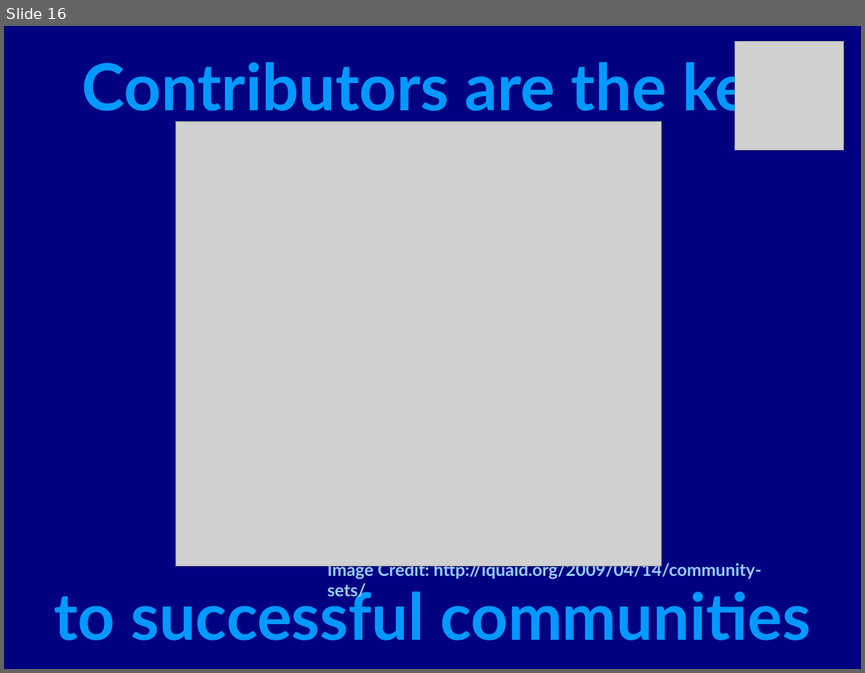
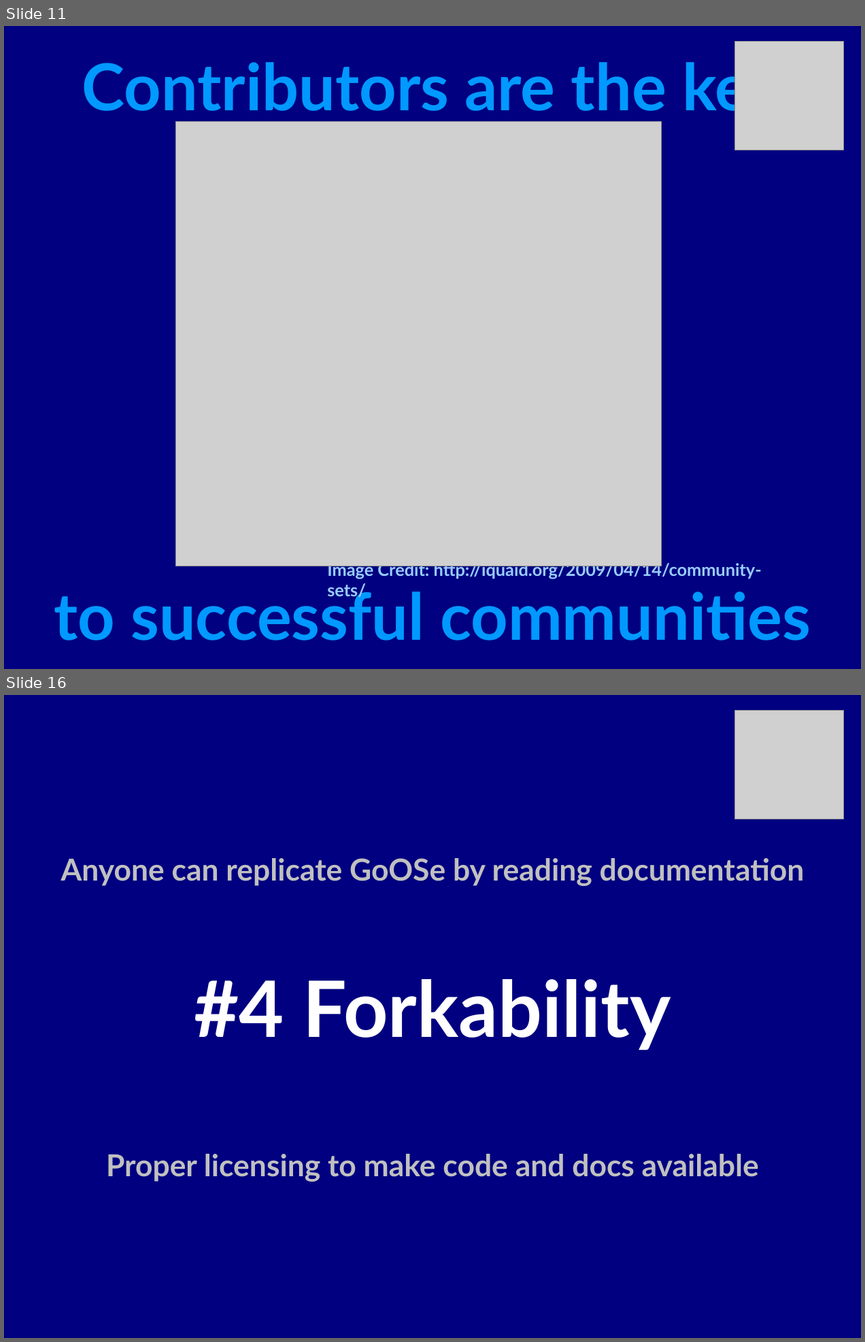
Before and after one commit to gooseproject/main, a slide deck: presentations/rebuilding_enterprise_linux-the_community_way.odp. Shown one above the other, each under a label of ours: slide 16 before the commit, slides 11 and 16 after it; the slides between them are not shown. The pictures are 865x673 and 865x1342 pixels, drawn with LibreOffice and Linux fonts; fonts in the diff are those of the drawing; grey boxes stand for pictures. Boxes give left, top, right and bottom in pixels: in the first picture for what was removed or moved away, otherwise in the second. Text is boxed around its words. In the diff, an @@ line names an element or a change of style, - is before the commit and + after.

```diff
--- a/presentations/rebuilding_enterprise_linux-the_community_way.odp
+++ b/presentations/rebuilding_enterprise_linux-the_community_way.odp
@@ slide 16 added at (4,695,861,1338), background #000080 @@
@@ picture added at (735,711,844,819) @@
@@ subtitle added at (61,858,804,1182), 28 pt, text #C0C0C0, bold @@
+Anyone can replicate GoOSe by reading documentation
+#4 Forkability
+Proper licensing to make code and docs available
@@ what was slide 16 is now slide 11 @@
```
Also in this commit, not shown: 13 slides changed, 5 other slides added, 3 other files.
